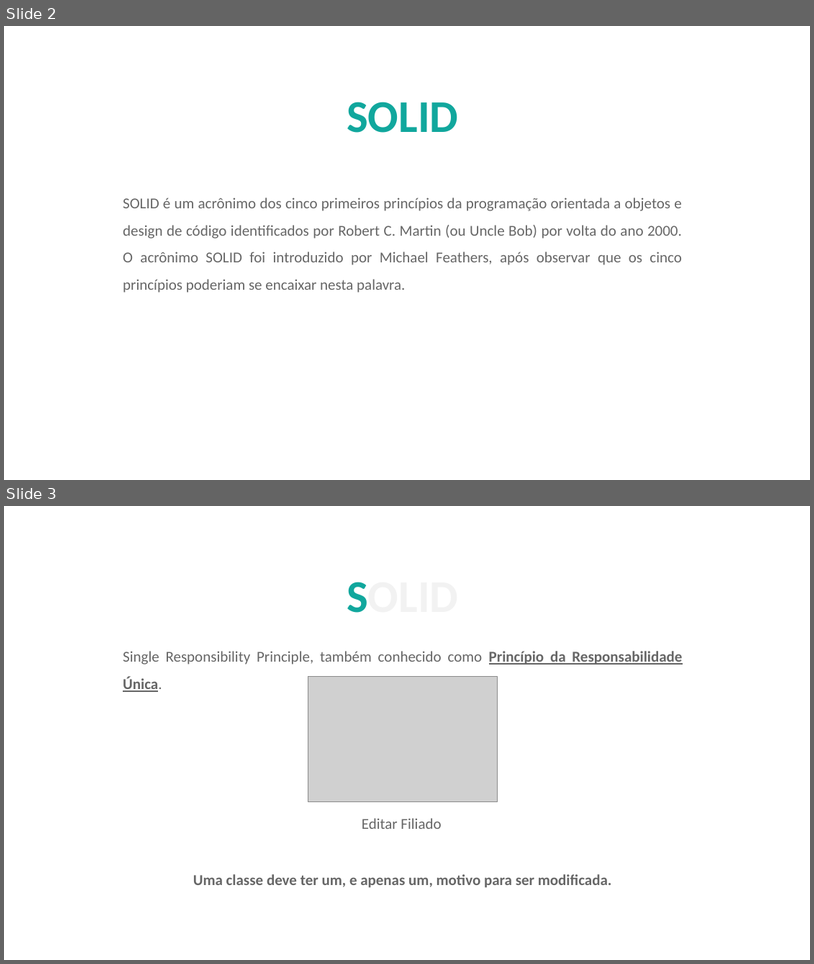
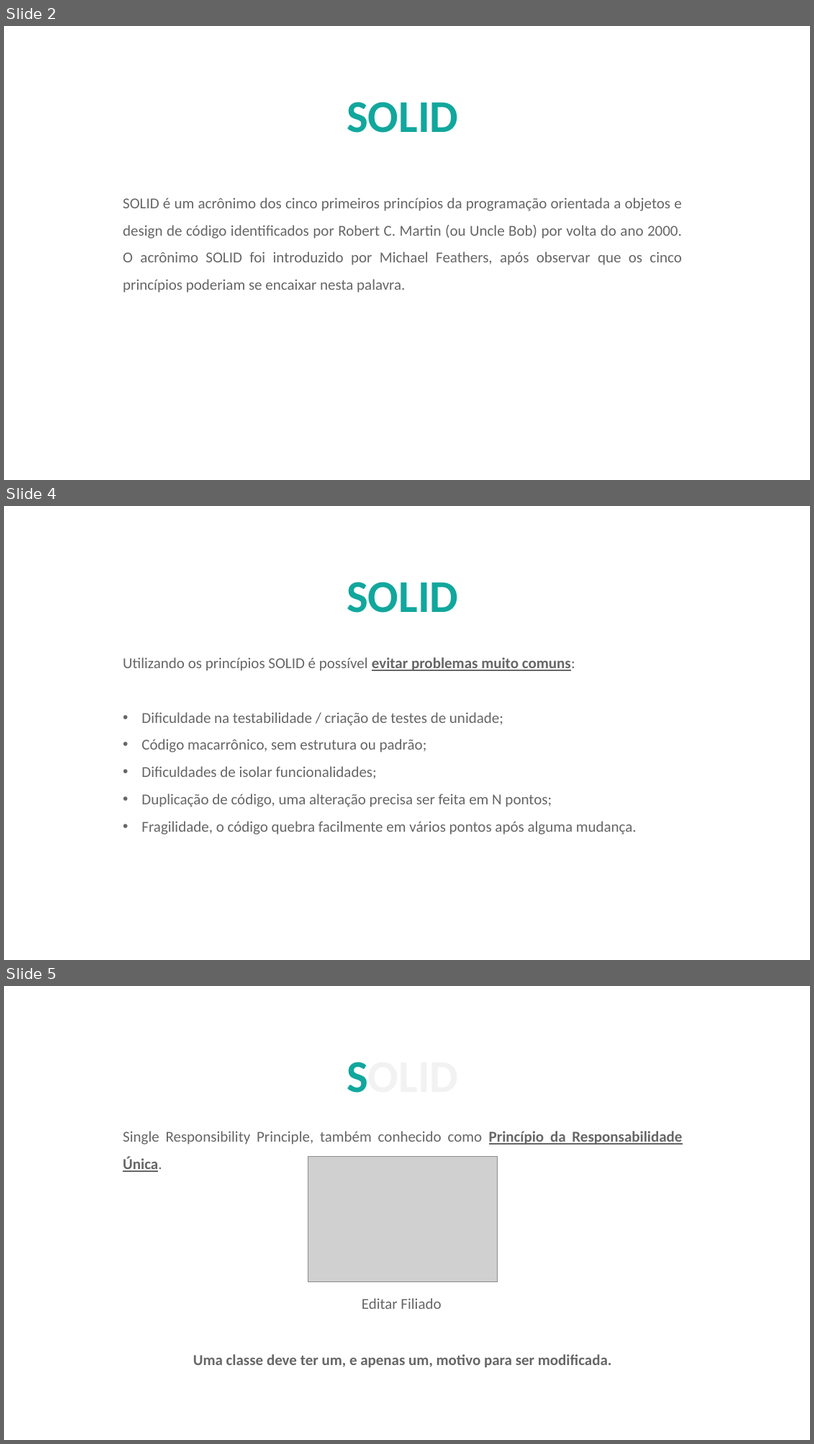
Before and after one commit to AlberttSantos/treinamento-solid, a slide deck: doc/InjecaoDependencia.pptx. Shown one above the other, each under a label of ours: slides 2 and 3 before the commit, slides 2, 4 and 5 after it; the slides between them are not shown. The pictures are 814x964 and 814x1444 pixels, drawn with LibreOffice and Linux fonts; fonts in the diff are those of the drawing; grey boxes stand for pictures; background and template pictures are left out. Boxes give left, top, right and bottom in pixels: in the first picture for what was removed or moved away, otherwise in the second. Text is boxed around its words. In the diff, an @@ line names an element or a change of style, - is before the commit and + after.

```diff
--- a/doc/InjecaoDependencia.pptx
+++ b/doc/InjecaoDependencia.pptx
@@ slide 4 added at [4, 506, 810, 960], background picture (left out) @@
@@ text added at [347, 582, 458, 613], 54 pt, text #11A79D, bold @@
+SOLID
@@ text added at [123, 657, 637, 834], 18 pt, text #666666 @@
+                Utilizando os princípios SOLID é possível evitar problemas muito comuns:
+                • Dificuldade na testabilidade / criação de testes de unidade;
+                • Código macarrônico, sem estrutura ou padrão;
+                • Dificuldades de isolar funcionalidades;
+                • Duplicação de código, uma alteração precisa ser feita em N pontos;
+                • Fragilidade, o código quebra facilmente em vários pontos após alguma mudança.
@@ what was slide 3 is now slide 5 @@
```
Also in this commit, not shown: 2 other slides added, 1 slide removed.
